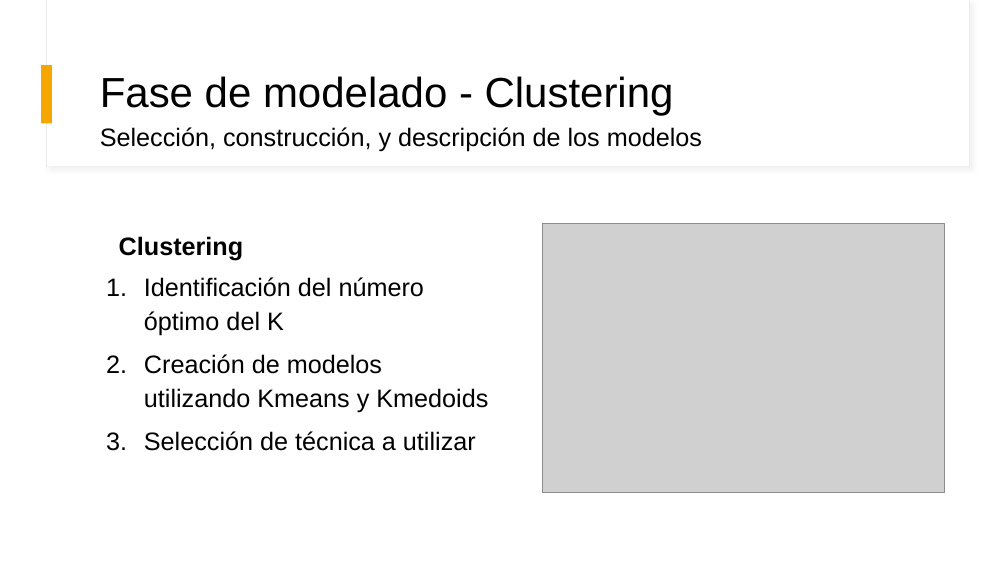
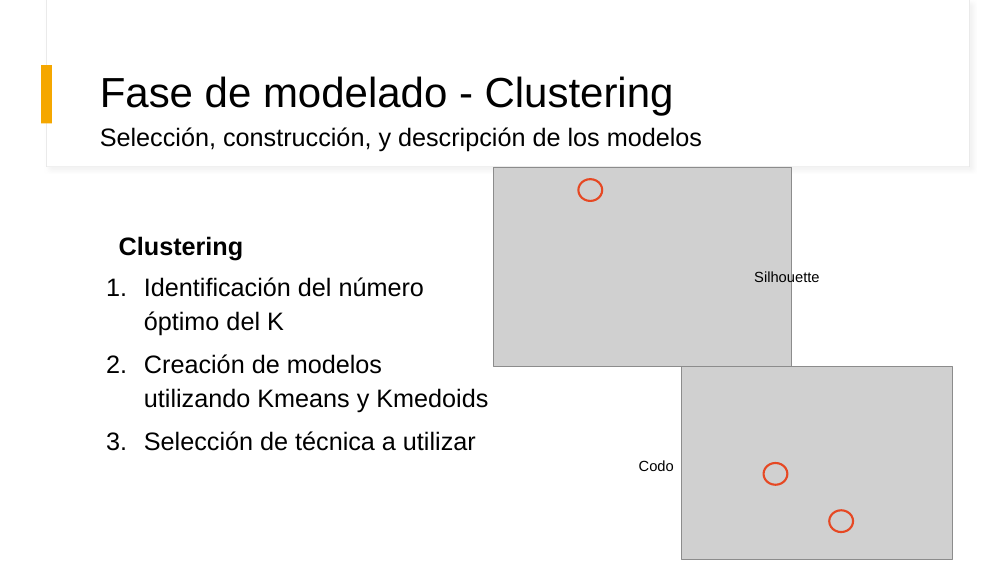
Before and after one commit to joaguilar/CienciasDeDatos, a slide deck: slide 11 of 05_Mineria_De_Datos/ProyectoFinal/Proyecto Mineria de Datos.pptx. Drawn at 1008x567 pixels with LibreOffice and Linux fonts; fonts in the diff are those of the drawing; grey boxes stand for pictures. Boxes give left, top, right and bottom in pixels: in the first picture for what was removed or moved away, otherwise in the second. Text is boxed around its words. In the diff, an @@ line names an element or a change of style, - is before the commit and + after.

```diff
--- a/05_Mineria_De_Datos/ProyectoFinal/Proyecto Mineria de Datos.pptx
+++ b/05_Mineria_De_Datos/ProyectoFinal/Proyecto Mineria de Datos.pptx
@@ picture: place and size @@
-picture at <box>543,224,944,492</box>
+picture at <box>494,167,792,367</box>
@@ ellipse added at <box>578,179,603,201</box>, outline #E64823 2 pt @@
@@ text added at <box>754,270,819,285</box>, 14 pt, text #000000 @@
+Silhouette
@@ picture added at <box>682,367,952,560</box> @@
@@ text added at <box>639,460,674,471</box>, 14 pt, text #000000 @@
+Codo
@@ ellipse added at <box>764,463,788,485</box>, outline #E64823 2 pt @@
@@ ellipse added at <box>830,510,854,532</box>, outline #E64823 2 pt @@
```
Also in this commit, not shown: 6 other slides changed, 1 slide added, 1 slide removed, 5 other files.
